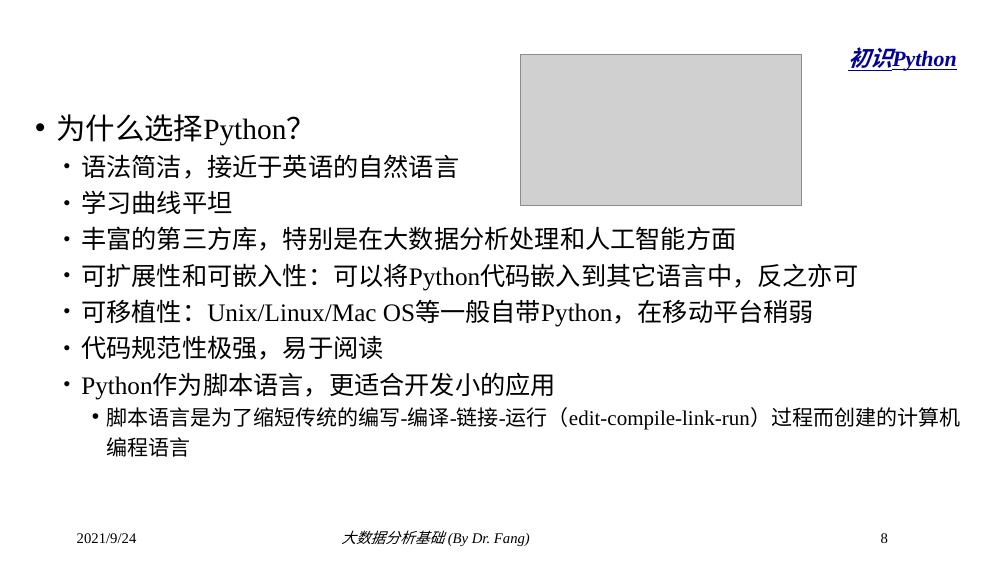
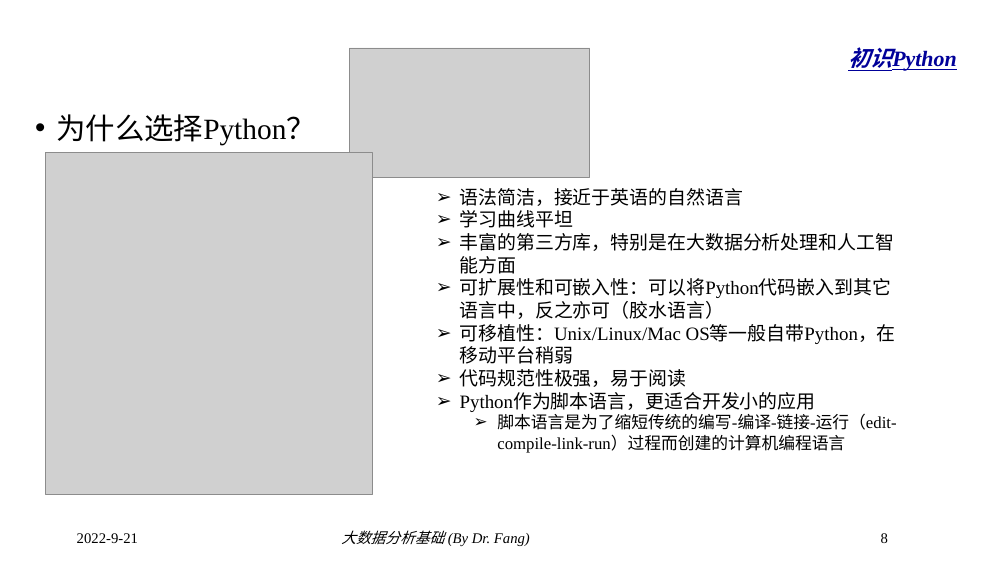
Before and after one commit to dr-fang/BDA, a slide deck: slide 8 of slides/2_PythonBasic.pptx. Drawn at 1008x567 pixels with LibreOffice and Linux fonts; fonts in the diff are those of the drawing; grey boxes stand for pictures; background and template pictures are left out. Boxes give left, top, right and bottom in pixels: in the first picture for what was removed or moved away, otherwise in the second. Text is boxed around its words. In the diff, an @@ line names an element or a change of style, - is before the commit and + after.

```diff
--- a/slides/2_PythonBasic.pptx
+++ b/slides/2_PythonBasic.pptx
@@ picture: place and size @@
-picture at (520, 54, 802, 206)
+picture at (349, 48, 590, 177)
@@ picture added at (45, 153, 373, 495) @@
@@ text at (81, 154, 960, 457): paragraphs removed @@
-  • 语法简洁，接近于英语的自然语言
-  • 学习曲线平坦
-  • 丰富的第三方库，特别是在大数据分析处理和人工智能方面
-  • 可扩展性和可嵌入性：可以将Python代码嵌入到其它语言中，反之亦可
-  • 可移植性：Unix/Linux/Mac OS等一般自带Python，在移动平台稍弱
-  • 代码规范性极强，易于阅读
-  • Python作为脚本语言，更适合开发小的应用
-    • 脚本语言是为了缩短传统的编写-编译-链接-运行（edit-compile-link-run）过程而创建的计算机编程语言
@@ text added at (460, 188, 896, 453), 18 pt, text #000000 @@
+  ➢ 语法简洁，接近于英语的自然语言
+  ➢ 学习曲线平坦
+  ➢ 丰富的第三方库，特别是在大数据分析处理和人工智能方面
+  ➢ 可扩展性和可嵌入性：可以将Python代码嵌入到其它语言中，反之亦可（胶水语言）
+  ➢ 可移植性：Unix/Linux/Mac OS等一般自带Python，在移动平台稍弱
+  ➢ 代码规范性极强，易于阅读
+  ➢ Python作为脚本语言，更适合开发小的应用
+    ➢ 脚本语言是为了缩短传统的编写-编译-链接-运行（edit-compile-link-run）过程而创建的计算机编程语言
@@ text at (77, 533, 138, 543): text changed @@
-2021/9/24
+2022-9-21
```
Also in this commit, not shown: 42 other slides changed, 1 slide added.
